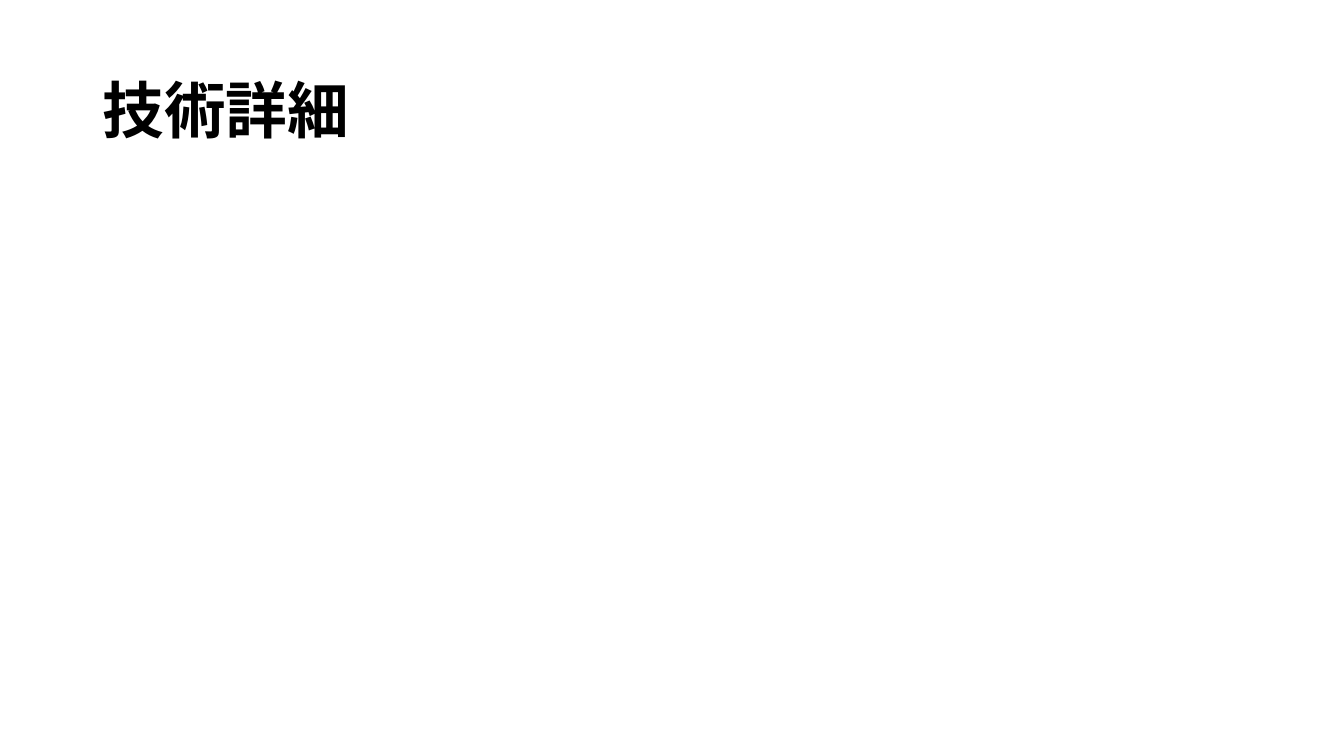
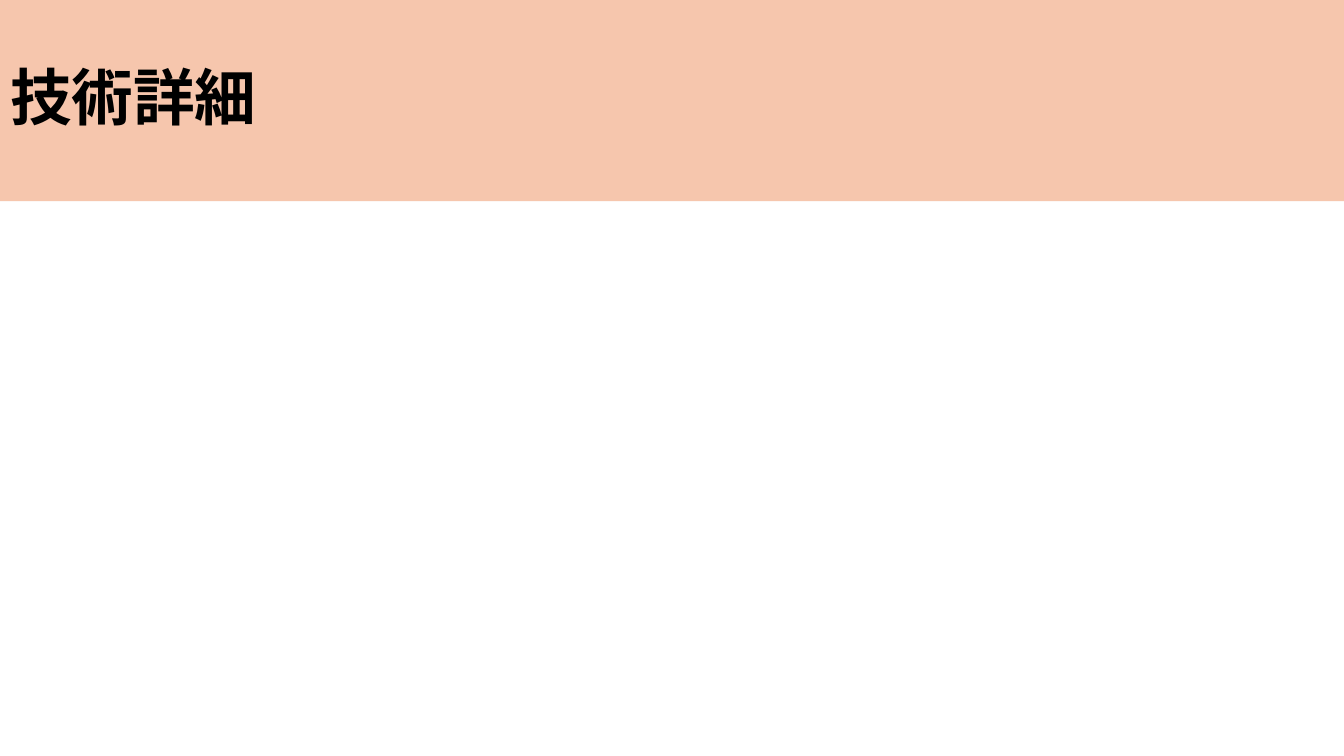
Before and after one commit to ShinjoHirofumi/flutter_application_1, a slide deck: slide 4 of quiz_眞城博文20250507.pptx. Drawn at 1344x756 pixels with LibreOffice and Linux fonts; fonts in the diff are those of the drawing. Boxes give left, top, right and bottom in pixels: in the first picture for what was removed or moved away, otherwise in the second. Text is boxed around its words. In the diff, an @@ line names an element or a change of style, - is before the commit and + after.

```diff
--- a/quiz_眞城博文20250507.pptx
+++ b/quiz_眞城博文20250507.pptx
@@ title "技術詳細": place and size @@
-title "技術詳細" at <box>102,80,348,139</box>
+title "技術詳細" at <box>0,0,1344,202</box>
@@ title "技術詳細" at <box>0,0,1344,202</box>: fill none to #F6C6AD @@
```
Also in this commit, not shown: 6 other slides changed.
